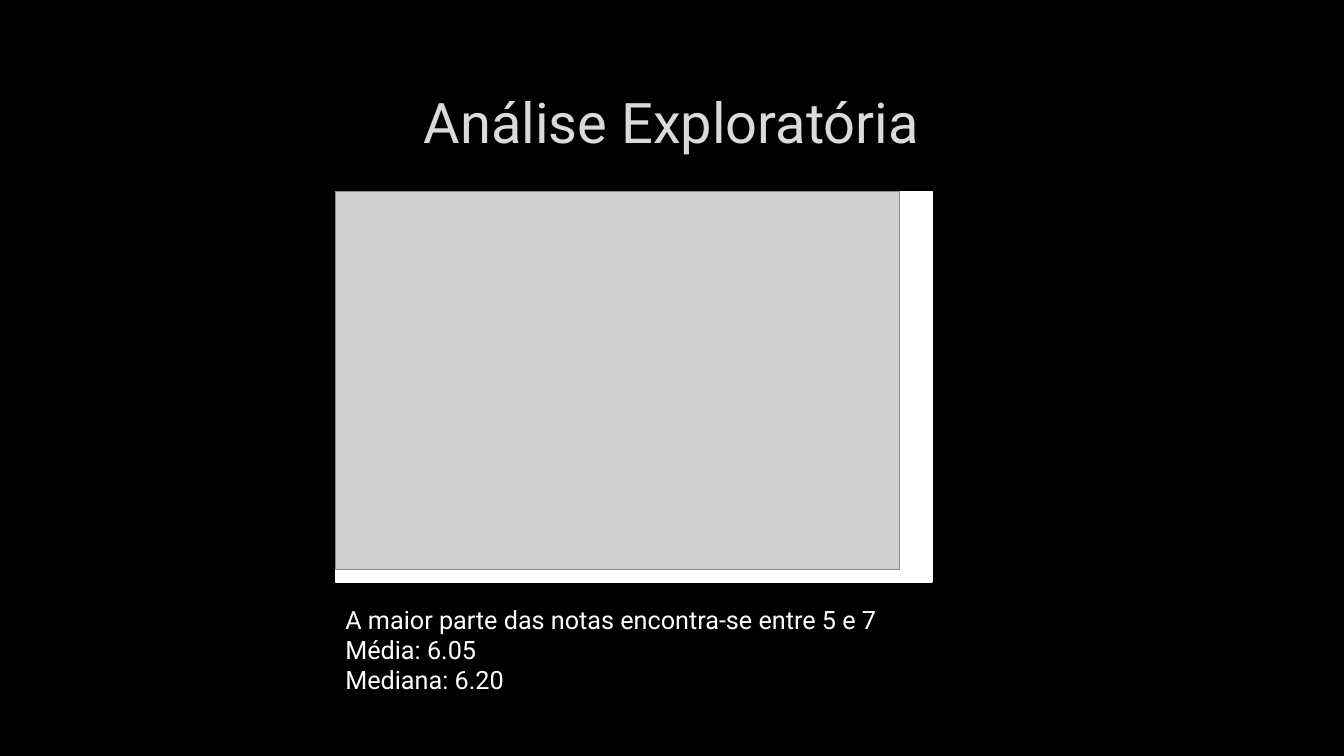
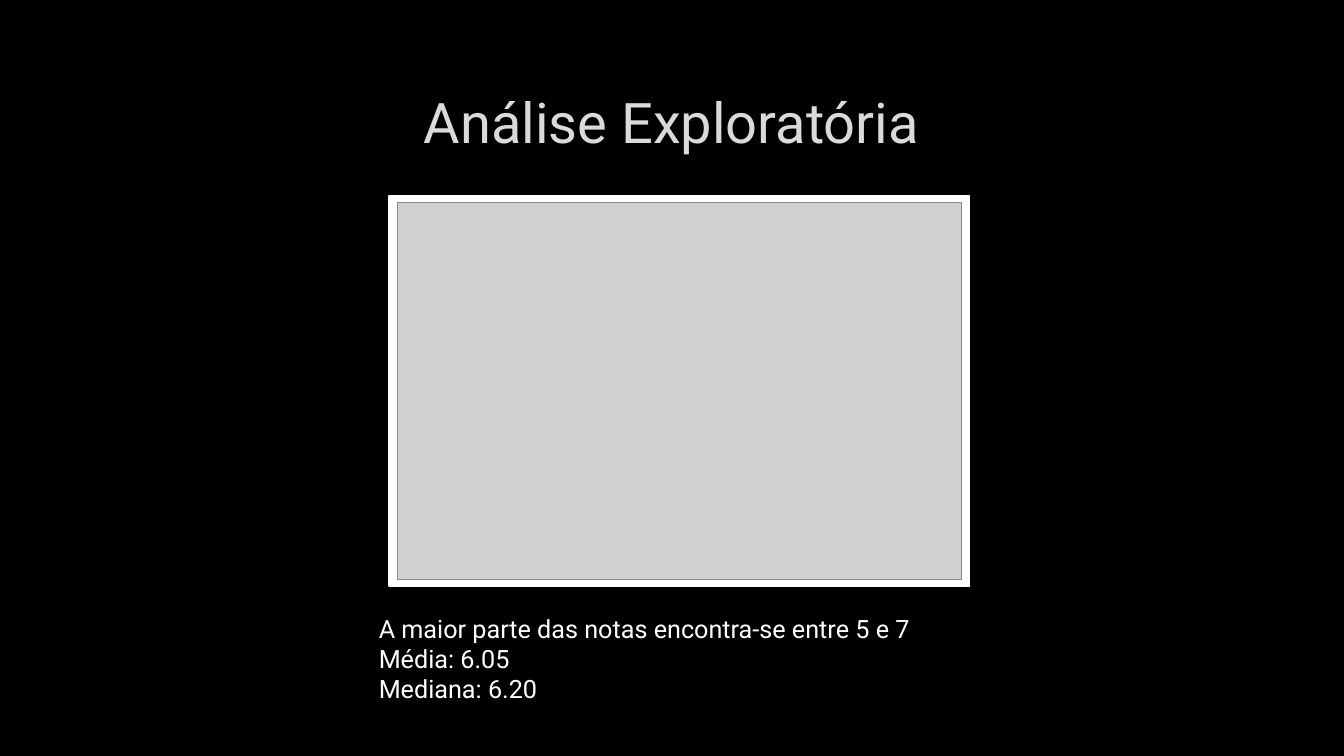
Before and after one commit to ProencaC/imdb, a slide deck: slide 7 of Docs/Apresentação.pptx. Drawn at 1344x756 pixels with LibreOffice and Linux fonts; fonts in the diff are those of the drawing; grey boxes stand for pictures; background and template pictures are left out. Boxes give left, top, right and bottom in pixels: in the first picture for what was removed or moved away, otherwise in the second. Text is boxed around its words. In the diff, an @@ line names an element or a change of style, - is before the commit and + after.

```diff
--- a/Docs/Apresentação.pptx
+++ b/Docs/Apresentação.pptx
@@ rectangle: place and size @@
-rectangle at bbox=[336, 192, 933, 582]
+rectangle at bbox=[389, 196, 970, 586]
@@ picture: place and size @@
-picture at bbox=[336, 192, 900, 570]
+picture at bbox=[397, 203, 962, 581]
@@ text "A maior parte das notas ...": place and size @@
-text "A maior parte das notas ..." at bbox=[345, 610, 876, 690]
+text "A maior parte das notas ..." at bbox=[379, 619, 909, 699]
```
Also in this commit, not shown: 1 other slide changed.
